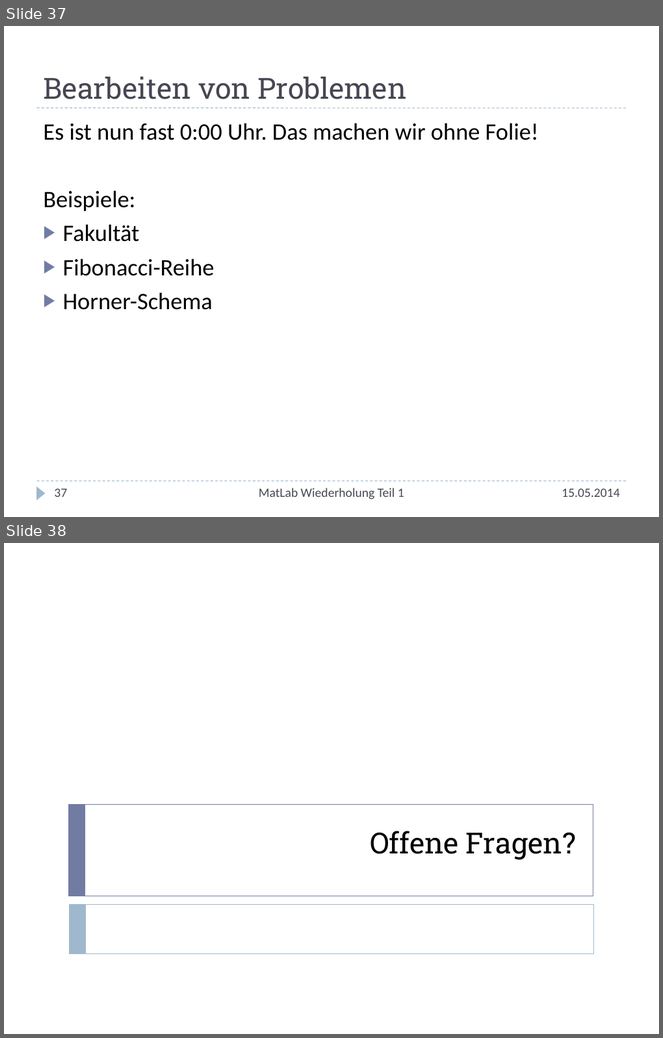
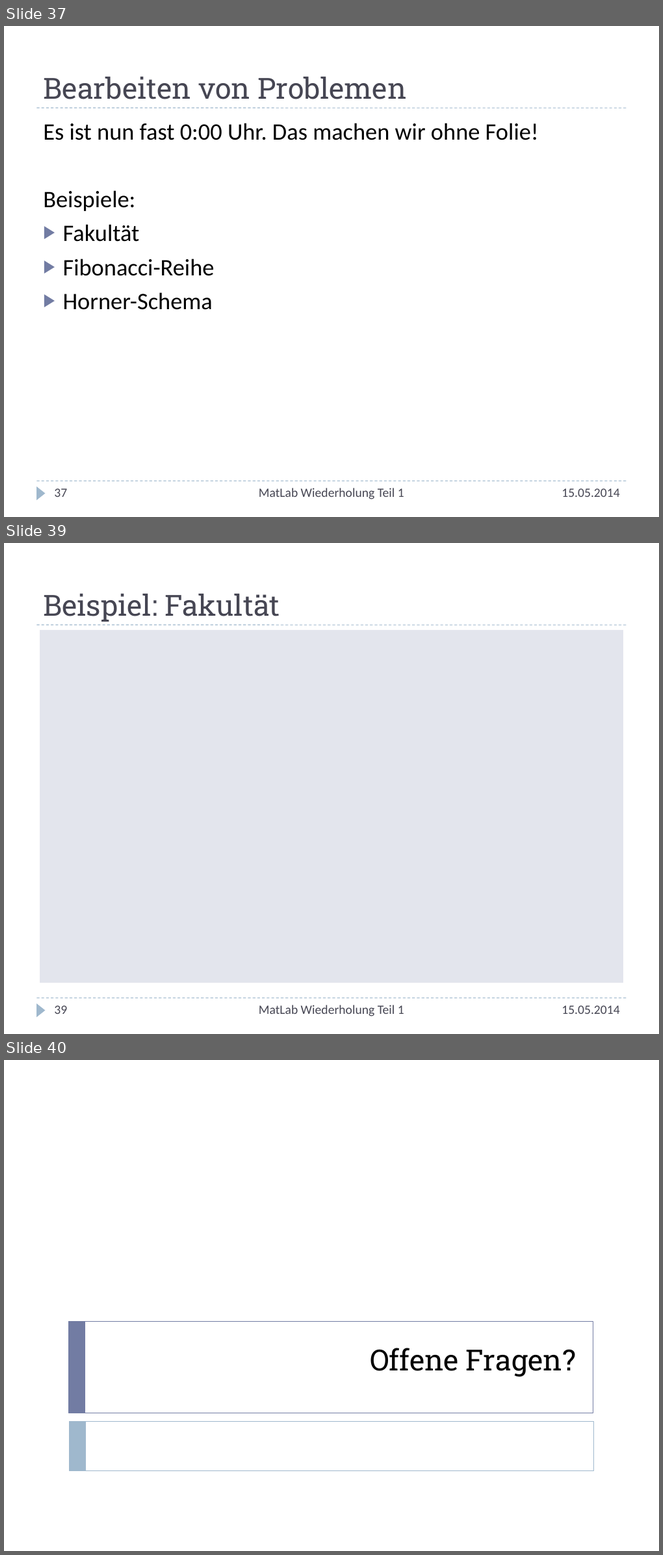
Before and after one commit to nhochberger/uni, a slide deck: MatLab-Wiederholung/Wiederholung.pptx. Shown one above the other, each under a label of ours: slides 37 and 38 before the commit, slides 37, 39 and 40 after it; the slides between them are not shown. The pictures are 663x1038 and 663x1555 pixels, drawn with LibreOffice and Linux fonts; fonts in the diff are those of the drawing. Boxes give left, top, right and bottom in pixels: in the first picture for what was removed or moved away, otherwise in the second. Text is boxed around its words. In the diff, an @@ line names an element or a change of style, - is before the commit and + after.

Commit message:
In Arbeit: - Beispiel Fakultät

```diff
--- a/MatLab-Wiederholung/Wiederholung.pptx
+++ b/MatLab-Wiederholung/Wiederholung.pptx
@@ slide 39 added at [4, 543, 659, 1034], background #FFFFFF; not listed: 3 template elements that a slide beside it also shows @@
@@ title added at [43, 594, 280, 622], 32 pt, text #464653 @@
+Beispiel: Fakultät
@@ rectangle added at [40, 630, 624, 983], fill #E3E5ED @@
@@ page number added at [54, 1006, 67, 1014], 14 pt, text #464653 @@
+39
@@ text added at [259, 1005, 404, 1017], 14 pt, text #464653 @@
+MatLab Wiederholung Teil 1
@@ text added at [562, 1006, 620, 1014], 14 pt, text #464653 @@
+15.05.2014
@@ what was slide 38 is now slide 40 @@
```
Also in this commit, not shown: 1 other slide added.
